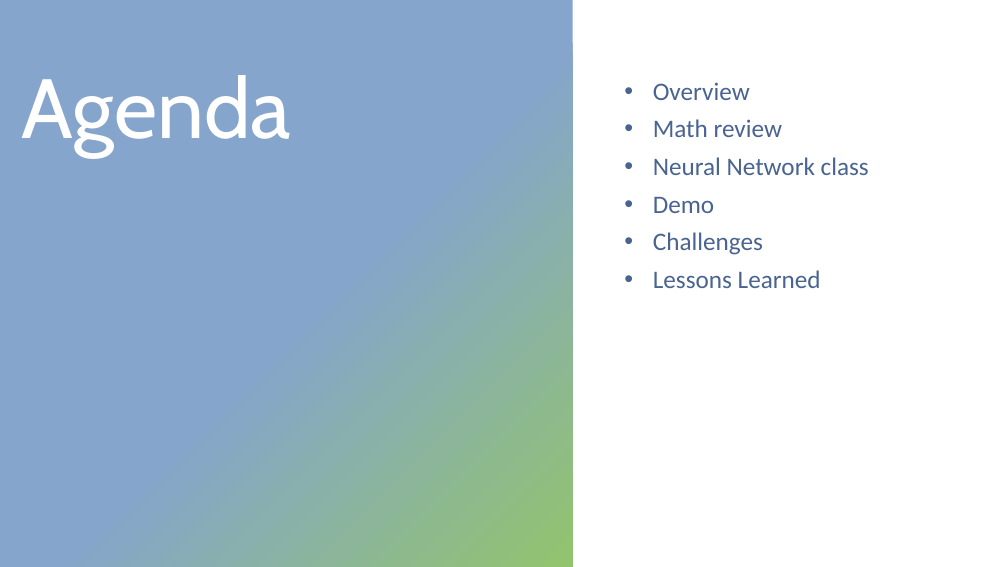
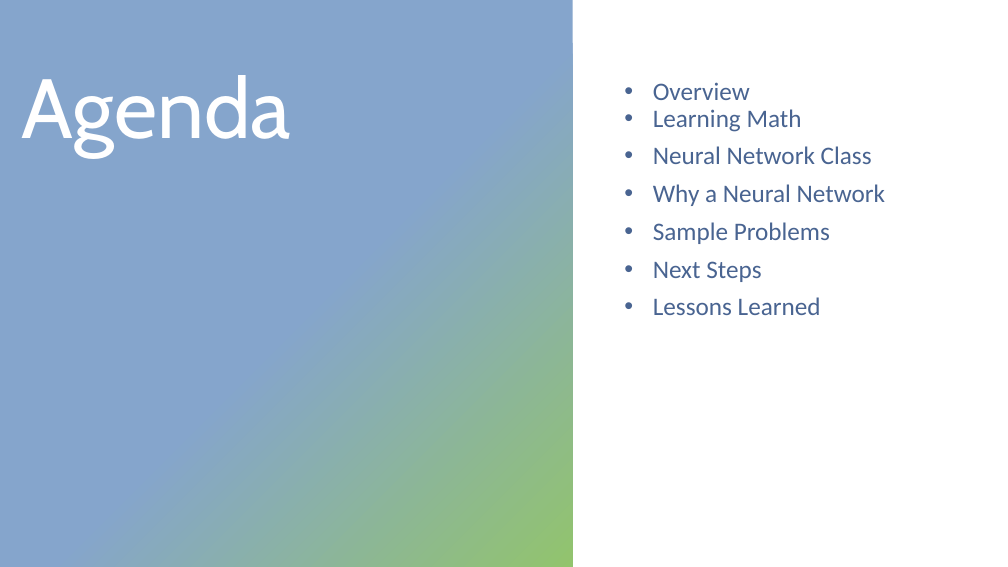
Before and after one commit to jacoblgoodman/Neural_net, a slide deck: slide 2 of presentation/Capstone_presentation_JacobGoodman.pptx. Drawn at 1008x567 pixels with LibreOffice and Linux fonts; fonts in the diff are those of the drawing; background and template pictures are left out. Boxes give left, top, right and bottom in pixels: in the first picture for what was removed or moved away, otherwise in the second. Text is boxed around its words. In the diff, an @@ line names an element or a change of style, - is before the commit and + after.

```diff
--- a/presentation/Capstone_presentation_JacobGoodman.pptx
+++ b/presentation/Capstone_presentation_JacobGoodman.pptx
@@ subtitle at box(653, 109, 885, 282): text changed @@
-• Math review
-• Neural Network class
-• Demo
-• Challenges
+• Learning Math
+• Neural Network Class
+• Why a Neural Network
+• Sample Problems
+• Next Steps
```
Also in this commit, not shown: 7 other slides changed, 2 other files.
